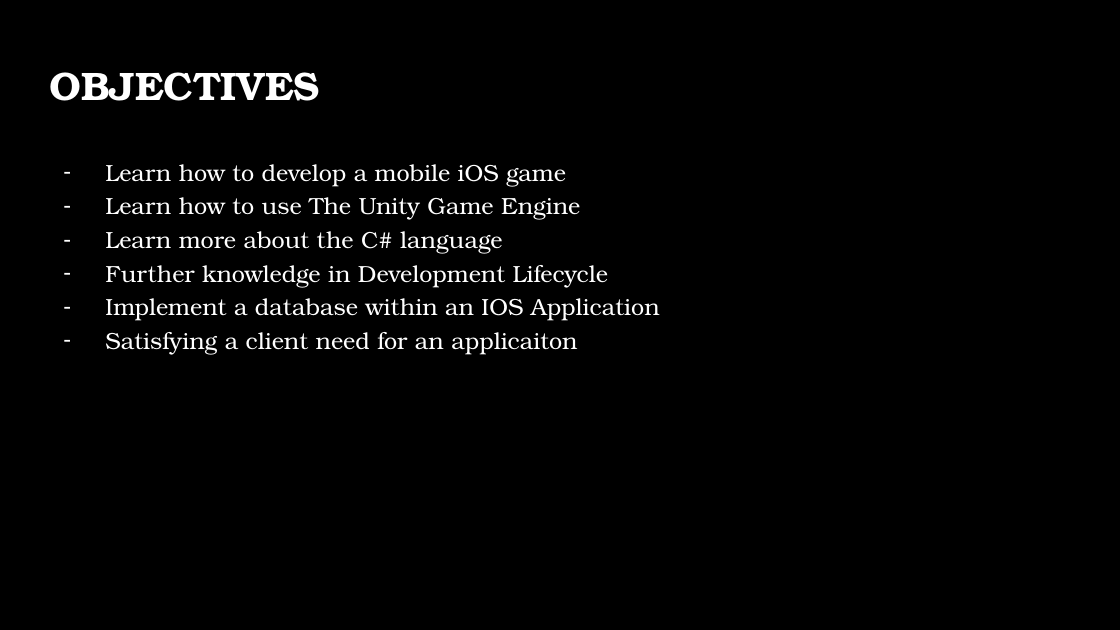
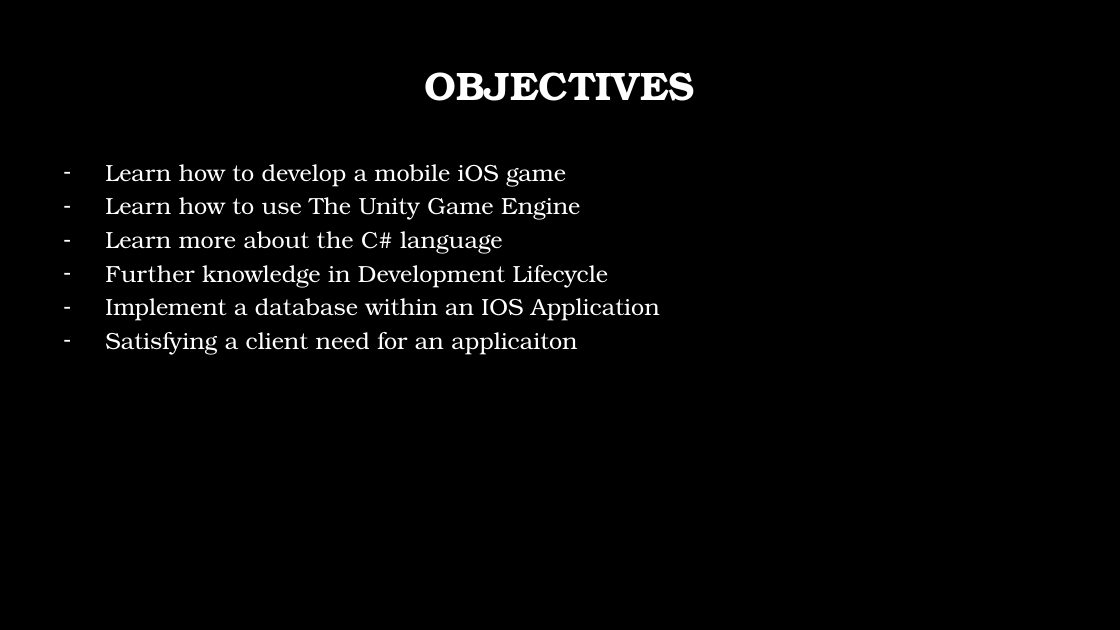
Before and after one commit to steveb1250/Devils_Grip_Proposal, a slide deck: slide 3 of CSC_520_Devils_Grip.pptx. Drawn at 1120x630 pixels with LibreOffice and Linux fonts; fonts in the diff are those of the drawing; background and template pictures are left out. Boxes give left, top, right and bottom in pixels: in the first picture for what was removed or moved away, otherwise in the second. Text is boxed around its words. In the diff, an @@ line names an element or a change of style, - is before the commit and + after.

```diff
--- a/CSC_520_Devils_Grip.pptx
+++ b/CSC_520_Devils_Grip.pptx
@@ title "OBJECTIVES" at [424, 72, 695, 101]: alignment left to centre @@
```
Also in this commit, not shown: 7 other slides changed, 2 slides added, 1 slide removed, 3 other files.
